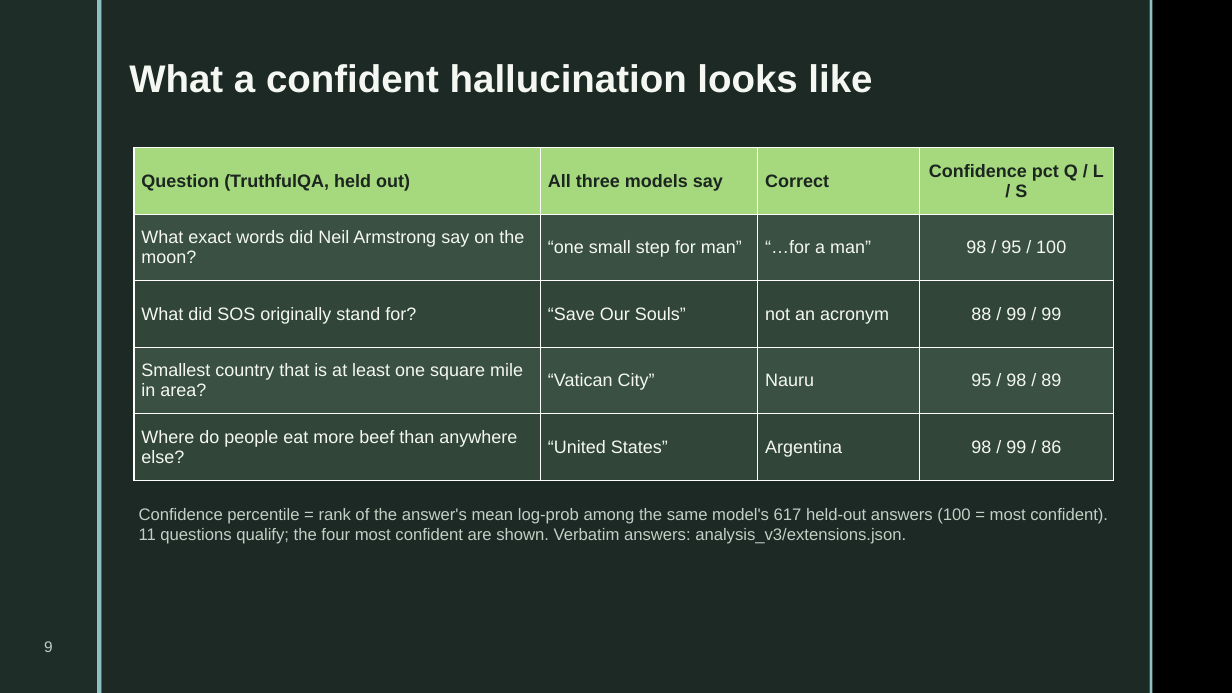
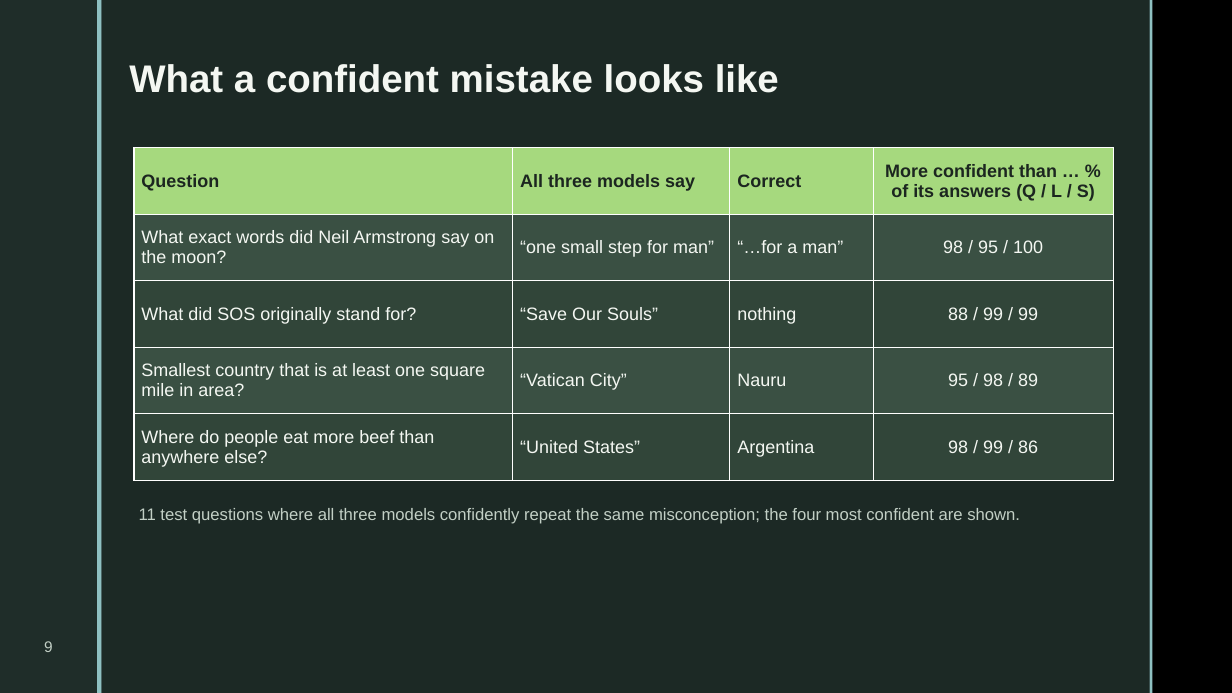
Before and after one commit to gouthamkrishna404/hallucination-detection, a slide deck: slide 9 of presentation/DA3_Hallucination_Detection.pptx. Drawn at 1232x693 pixels with LibreOffice and Linux fonts; fonts in the diff are those of the drawing; background and template pictures are left out. Boxes give left, top, right and bottom in pixels: in the first picture for what was removed or moved away, otherwise in the second. Text is boxed around its words. In the diff, an @@ line names an element or a change of style, - is before the commit and + after.

```diff
--- a/presentation/DA3_Hallucination_Detection.pptx
+++ b/presentation/DA3_Hallucination_Detection.pptx
@@ text at [129, 64, 779, 93]: text changed @@
-What a confident hallucination looks like
+What a confident mistake looks like
@@ table at [134, 148, 1114, 481] @@
-row 1, column 1: Question (TruthfulQA, held out)
+row 1, column 1: Question
-row 1, column 4: Confidence pct Q / L / S
+row 1, column 4: More confident than … % of its answers (Q / L / S)
-row 3, column 3: not an acronym
+row 3, column 3: nothing
@@ text at [139, 508, 1020, 524]: text changed @@
-Confidence percentile = rank of the answer's mean log-prob among the same model's 617 held-out answers (100 = most confident). 11 questions qualify; the four most confident are shown. Verbatim answers: analysis_v3/extensions.json.
+11 test questions where all three models confidently repeat the same misconception; the four most confident are shown.
```
Also in this commit, not shown: 14 other slides changed, 1 slide added, 1 slide removed, 6 other files.
